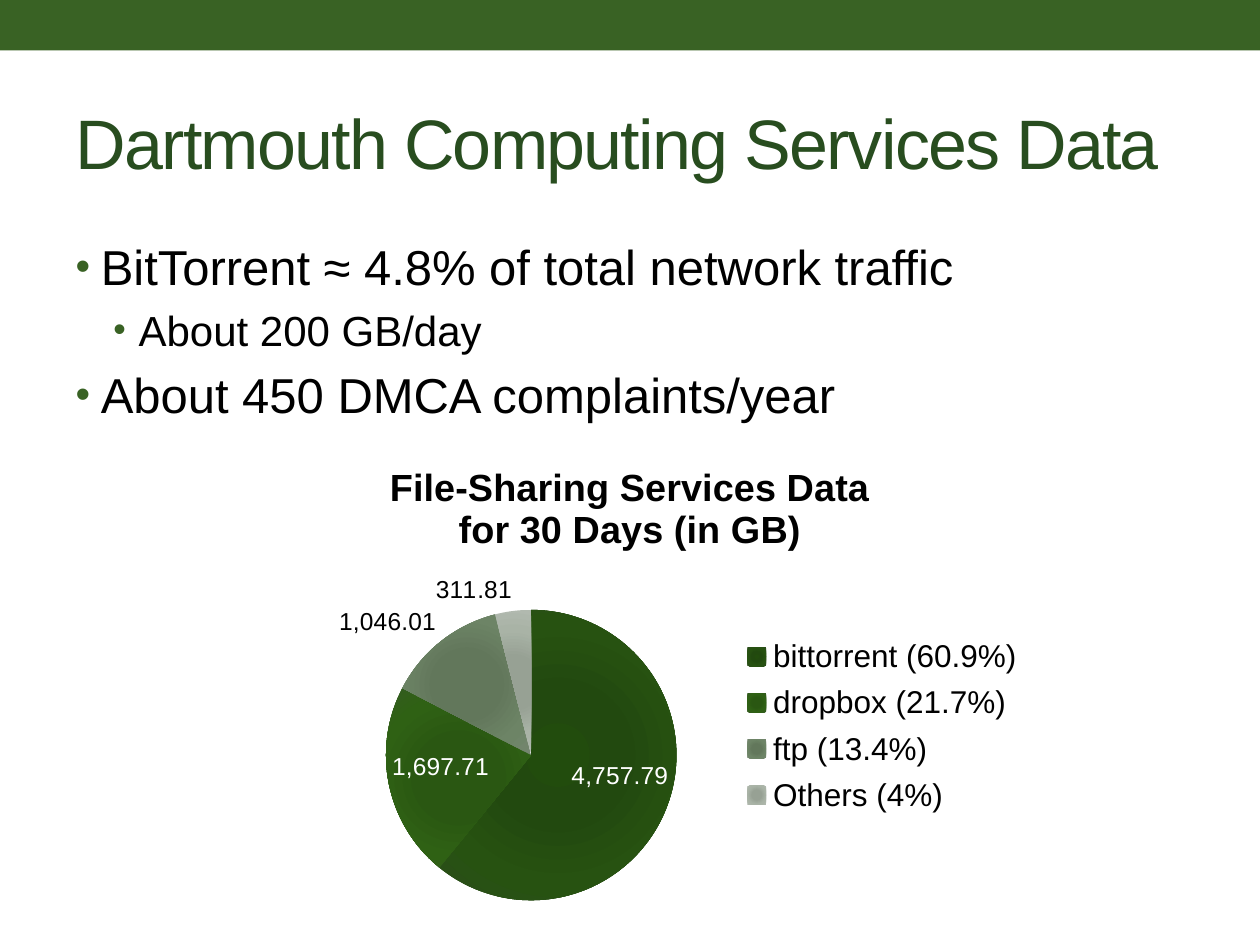
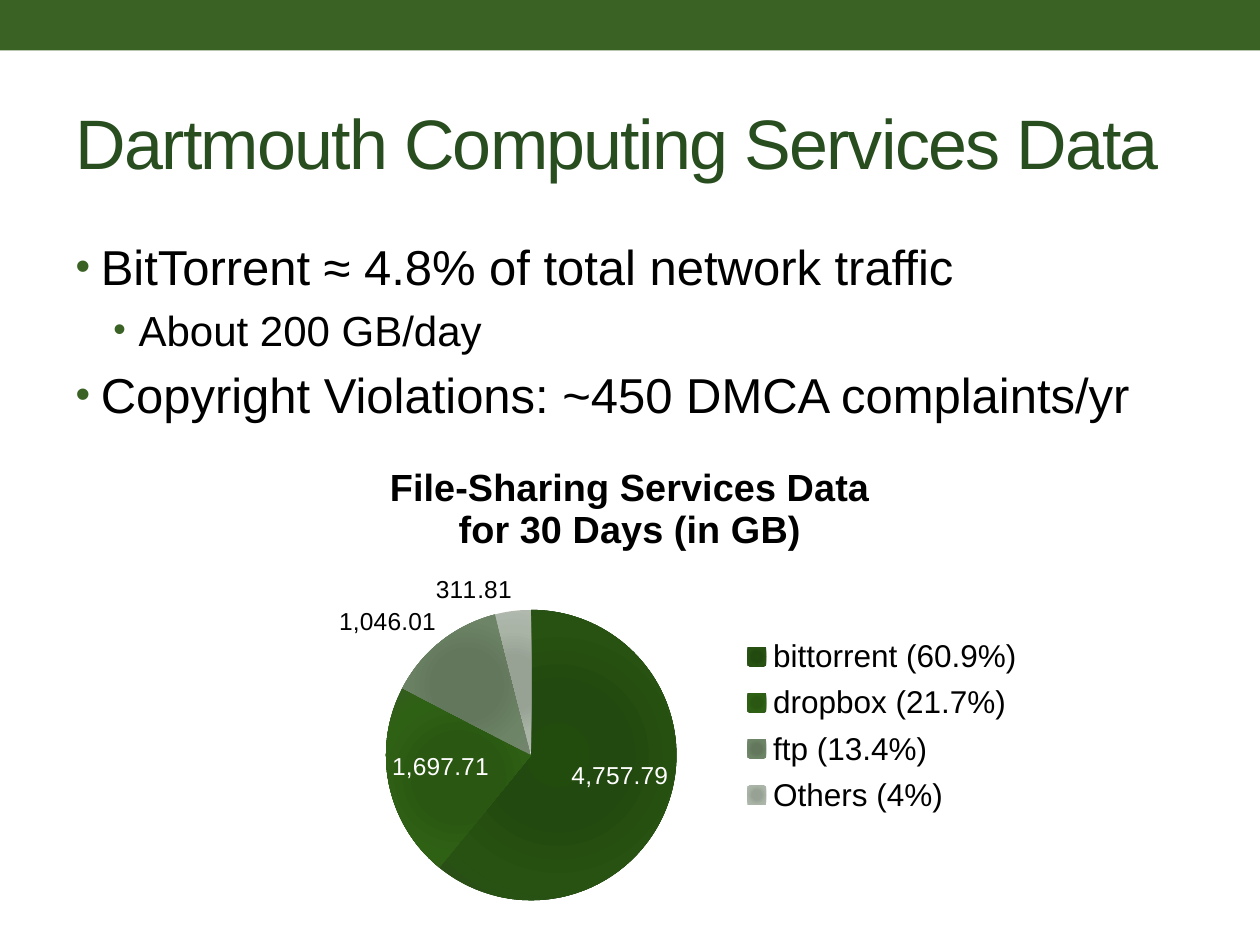
Before and after one commit to alexgerstein/cs55-torrent-project, a slide deck: slide 3 of Class Presentation.pptx. Drawn at 1260x945 pixels with LibreOffice and Linux fonts; fonts in the diff are those of the drawing. Boxes give left, top, right and bottom in pixels: in the first picture for what was removed or moved away, otherwise in the second. Text is boxed around its words. In the diff, an @@ line names an element or a change of style, - is before the commit and + after.

Commit message:
update DCCS slide

```diff
--- a/Class Presentation.pptx
+++ b/Class Presentation.pptx
@@ text at [101, 377, 1129, 423]: text changed @@
-• About 450 DMCA complaints/year
+• Copyright Violations: ~450 DMCA complaints/yr
```
